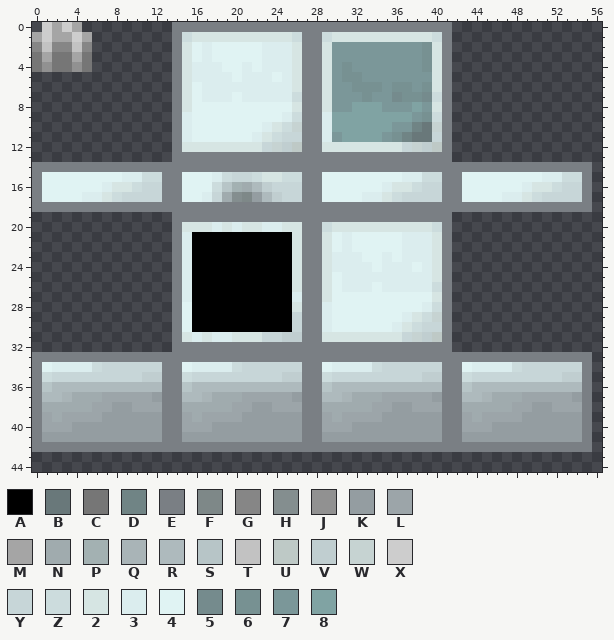
Pixel-art sprite, stored at src/main/resources/assets/ironchest/textures/model/iron_chest.png. This is how it looked before the edit.
The file is 64x64 pixels. Colours within 5 levels of each other are drawn and written as one. Shown: x 0..56, y 0..44.
Palette (. is transparent): A #000000  B #69787a  C #767676  D #708485  E #7a7f84  F #7e8888  G #868686  H #848e8f  J #919191  K #949da1  L #9ca5a9  M #a5a5a5  N #a0abae  P #a3b1b2  Q #a9b4b7  R #aebabd  S #b7c5c7  T #c2c2c2  U #bec9c6  V #c0ced0  W #c6d3d2  X #cdcdcd  Y #c7d6d8  Z #ccdcdd  2 #d6e5e3  3 #dbedee  4 #e0f3f3  5 #758b8d  6 #779192  7 #7b9799  8 #80a3a3
Pixels before (only the part around the change), first column x 0:
 0 .XMXM.........EEEEEEEEEEEEEEEEEEEEEEEEEEEE...............
 1 MXMMXM........EZ2222222222ZEEZ2222222222ZE...............
 2 GTGGTG........E243444443332EE277777777762E...............
 3 CMCCMC........E243444443332EE277777777762E...............
 4 CJCCJC........E233344343332EE276777777762E...............
 5 ..............E233334333432EE276677777772E...............
 6 ..............E243333333332EE277666766762E...............
 7 ..............E24333433333ZEE27776775665ZE...............
 8 ..............E244444444442EE277888777872E...............
 9 ..............E34444444443ZEE38888888876ZE...............
10 ..............E3444444432ZWEE388888877DBWE...............
11 ..............E344444432ZYYEE37888876DBBYE...............
12 ..............E22222222YWVUEE22222222YWVUE...............
13 ..............EEEEEEEEEEEEEEEEEEEEEEEEEEEE...............
14 EEEEEEEEEEEEEEEEEEEEEEEEEEEEEEEEEEEEEEEEEEEEEEEEEEEEEEEE.
15 E4444444433ZZEE4443ZYYZ22ZZEE4444444433ZZEE4444444433ZZE.
16 E444444322ZYYEE444ZSPNRVYYYEE444444322ZYYEE444444322ZYYE.
17 E4444332ZYYYYEE443YNHFKRVYYEE4444332ZYYYYEE4444332ZYYYYE.
18 EEEEEEEEEEEEEEEEEEEEEEEEEEEEEEEEEEEEEEEEEEEEEEEEEEEEEEEE.
19 ..............EEEEEEEEEEEEEEEEEEEEEEEEEEEE...............
20 ..............E222323223322EEZ2222222222ZE...............
21 ..............E3AAAAAAAAAA2EE243444443332E...............
22 ..............E3AAAAAAAAAA2EE243444443332E...............
23 ..............E3AAAAAAAAAA2EE233344343332E...............
24 ..............E3AAAAAAAAAA2EE233334333432E...............
25 ..............E3AAAAAAAAAA2EE243333333332E...............
26 ..............E3AAAAAAAAAA2EE24333433333ZE...............
27 ..............E3AAAAAAAAAA3EE244444444442E...............
28 ..............E4AAAAAAAAAA2EE34444444443ZE...............
29 ..............E4AAAAAAAAAAYEE3444444432ZWE...............
30 ..............E4AAAAAAAAAAYEE344444432ZYYE...............
31 ..............E23233222YYVVEE22222222YWVUE...............
32 ..............EEEEEEEEEEEEEEEEEEEEEEEEEEEE...............
33 EEEEEEEEEEEEEEEEEEEEEEEEEEEEEEEEEEEEEEEEEEEEEEEEEEEEEEEE.
34 E43333ZYYYYYYEE43333ZYYYYYYEE43333ZYYYYYYEE43333ZYYYYYYE.
35 EZYYYYYYYYYVVEEZYYYYYYYYYVVEEZYYYYYYYYYVVEEZYYYYYYYYYVVE.
36 ESRRRRRRRRRRREESRRRRRRRRRRREESRRRRRRRRRRREESRRRRRRRRRRRE.
37 ERRQNNNLLLLLKEERRQNNNLLLLLKEERRQNNNLLLLLKEERRQNNNLLLLLKE.
38 ENNNNNLLKKLLLEENNNNNLLKKLLLEENNNNNLLKKLLLEENNNNNLLKKLLLE.
39 ELNLLLLKKKKKKEELNLLLLKKKKKKEELNLLLLKKKKKKEELNLLLLKKKKKKE.
40 ELLLKKKKKKKKKEELLLKKKKKKKKKEELLLKKKKKKKKKEELLLKKKKKKKKKE.
41 EKKKKKKKKKKKKEEKKKKKKKKKKKKEEKKKKKKKKKKKKEEKKKKKKKKKKKKE.
42 EEEEEEEEEEEEEEEEEEEEEEEEEEEEEEEEEEEEEEEEEEEEEEEEEEEEEEEE.
43 .........................................................
44 .........................................................
The result:
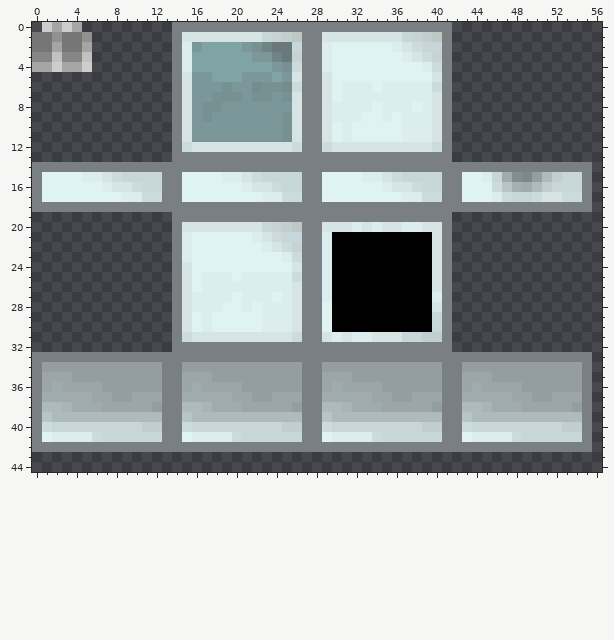
Commit message: Iron chests now work for 1.15!
Edits made:
Changed rows in their new state; - is an unchanged pixel.
first column x 0:
 1 CCJCCJ---------2-------YWVU--2-------YWVU--------------
 2 CCMCCM---------37888876DBBY--344444432ZYY--------------
 3 GGTGGT---------388888877DBW--3444444432ZW--------------
 4 MMXMMX---------38888888876Z--34444444443Z--------------
 5 ----------------7788877787----4444444444---------------
 6 ----------------7776775665Z---4333433333Z--------------
 7 ----------------77666766762---43333333332--------------
 8 ----------------7667777777----3333433343---------------
 9 ---------------276777777762--233344343332--------------
10 ---------------277777777762--243444443332--------------
11 ---------------277777777762--243444443332--------------
12 ---------------Z-------222Z--Z-------222Z--------------
15 -----332ZYYYY-----4332-YYYY------332ZYYYY----3YNHFKRVYY
16 ------------------444322Z---------------------ZSPNRVY--
17 -----444433ZZ----44444433ZZ------444433ZZ-----3ZYY-22ZZ
20 ------------------2-2--YWVU--2--3-3--33-2--------------
21 ----------------44444432ZYY--3AAAAAAAAAA---------------
22 ----------------444444432ZW--3AAAAAAAAAA---------------
23 ----------------4444444443Z--3AAAAAAAAAA---------------
24 ---------------24444444444---3AAAAAAAAAA---------------
25 ---------------24333433333Z--3AAAAAAAAAA---------------
26 ---------------24333333333---3AAAAAAAAAA2--------------
27 ---------------233334333432--3AAAAAAAAAA3--------------
28 ---------------23334434333---4AAAAAAAAAA2--------------
29 ---------------243444443332--4AAAAAAAAAAY--------------
30 ---------------243444443332--4AAAAAAAAAA---------------
31 ---------------Z2-22---222Z---3-33----Y-V--------------
34 -KKKKKKKKKKKK--KKKKKKKKKKKK--KKKKKKKKKKKK--KKKKKKKKKKKK
35 -LLLKKKKKKKKK--LLLKKKKKKKKK--LLLKKKKKKKKK--LLLKKKKKKKKK
36 -LNLLLLKKKKKK--LNLLLLKKKKKK--LNLLLLKKKKKK--LNLLLLKKKKKK
37 -NNN--L-KK--L--NNN--L-KK--L--NNN--L-KK--L--NNN--L-KK--L
38 -RRQ--N-LL--K--RRQ--N-LL--K--RRQ--N-LL--K--RRQ--N-LL--K
39 -SRRRRRRRRRRR--SRRRRRRRRRRR--SRRRRRRRRRRR--SRRRRRRRRRRR
40 -ZYYYYYYYYYVV--ZYYYYYYYYYVV--ZYYYYYYYYYVV--ZYYYYYYYYYVV
41 -43333ZYYYYYY--43333ZYYYYYY--43333ZYYYYYY--43333ZYYYYYY
Boxes around the changes in both pictures, in picture pixels (x1, y1, x2, y2):
changed: (32, 32, 582, 442)
